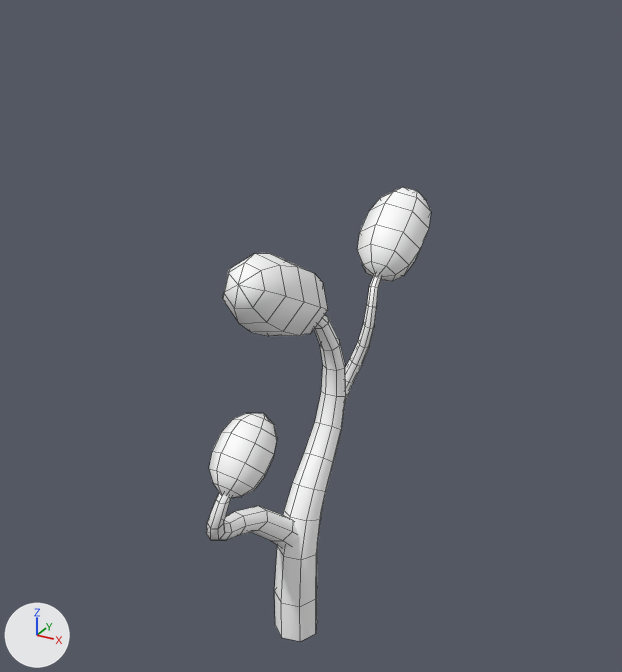
Two versions of the FBX model project/Assets/Brendan/Models/Tree1.fbx, one commit apart.
Rendered twice from a camera (50 mm lens) standing at (0.156, -0.27, 0.273) and looking at (-0.003, 0.019, 0.128). Every picture has the same lights, and +X, +Y and +Z are marked at lower left. Mesh edges are drawn as thin lines. Where no turn or scale is listed for an object, it has been applied to the vertices.
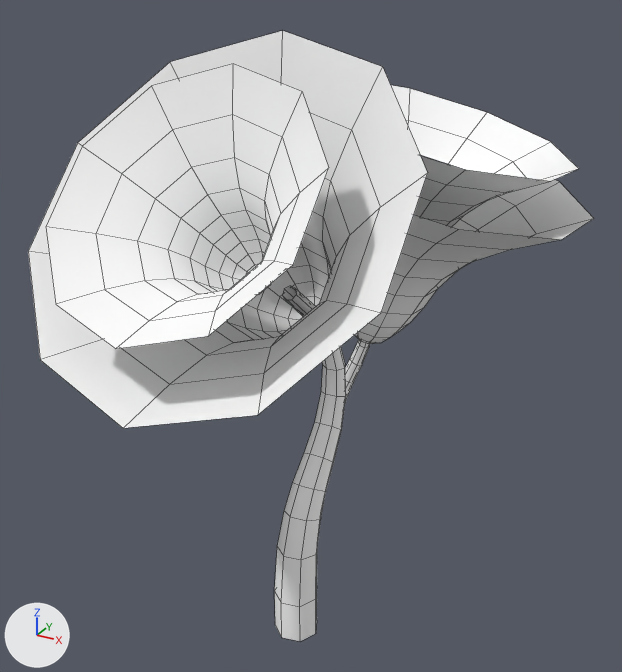
Where the newer file only moved an object's origin or applied its transform, the numbers keep the older frame.

Where the change shows, as pixel boxes [x1, y1, x2, y2] in the pictures (622 x 672 px):
'pSphere3', added: after [46, 64, 329, 349]
'pSphere4', added: after [28, 31, 427, 428]
'pSphere2', added: after [391, 85, 579, 227]
'pSphere1', added: after [355, 180, 594, 344]
'pCylinder2', deleted: before [223, 253, 328, 336]
'pCylinder6', deleted: before [357, 187, 431, 281]
'pCylinder4', deleted: before [209, 413, 277, 498]
'pCylinder3', deleted: before [206, 492, 298, 548]

Edits to the bpy script that builds the scene:
```text
Add me_mesh_1:
    me_mesh_1.from_pydata(...)  # 101 vertices, 100 faces; spans x -0.0473..0.0667, y -0.0609..0.0605, z -0.0373..0.0479
    me_mesh_1.materials.append(mat_lambert2)  # its picture is missing
Add me_mesh_001_1:
    me_mesh_001_1.from_pydata(...)  # 101 vertices, 100 faces; spans x -0.0569..0.0803, y -0.0733..0.0729, z -0.0449..0.0576
    me_mesh_001_1.materials.append(mat_lambert2)  # its picture is missing
Add me_mesh_002_1:
    me_mesh_002_1.from_pydata(...)  # 101 vertices, 100 faces; spans x -0.0478..0.0478, y -0.0404..0.0391, z -0.0412..0.0384
    me_mesh_002_1.materials.append(mat_lambert2)  # its picture is missing
Add me_mesh_004_1:
    me_mesh_004_1.from_pydata(...)  # 101 vertices, 100 faces; spans x -0.0699..0.0699, y -0.0591..0.0572, z -0.0602..0.056
    me_mesh_004_1.materials.append(mat_lambert2)  # its picture is missing
Remove ob_pcylinder3:
    ob_pcylinder3 = bpy.data.objects.new('pCylinder3', me_mesh_002)
    ob_pcylinder3.location = (-0.0007, -0.0023, 0.0426)
Remove ob_pcylinder2:
    ob_pcylinder2 = bpy.data.objects.new('pCylinder2', me_mesh_001)
    ob_pcylinder2.location = (0.0007, -0.0135, 0.1571)
Remove ob_pcylinder4:
    ob_pcylinder4 = bpy.data.objects.new('pCylinder4', me_mesh_003)
    ob_pcylinder4.location = (-0.0023, -0.0346, 0.0998)
Remove ob_pcylinder6:
    ob_pcylinder6 = bpy.data.objects.new('pCylinder6', me_mesh_005)
    ob_pcylinder6.location = (0.003, 0.0894, 0.1543)
Add ob_psphere2:
    ob_psphere2 = bpy.data.objects.new('pSphere2', me_mesh_1)
    ob_psphere2.location = (0.0175, 0.0686, 0.1784)
Add ob_psphere1:
    ob_psphere1 = bpy.data.objects.new('pSphere1', me_mesh_001_1)
    ob_psphere1.location = (0.012, 0.0673, 0.155)
Add ob_psphere3:
    ob_psphere3 = bpy.data.objects.new('pSphere3', me_mesh_002_1)
    ob_psphere3.location = (-0.0055, -0.0554, 0.2029)
Add ob_psphere4:
    ob_psphere4 = bpy.data.objects.new('pSphere4', me_mesh_004_1)
    ob_psphere4.location = (-0.0047, -0.0379, 0.1934)
```
